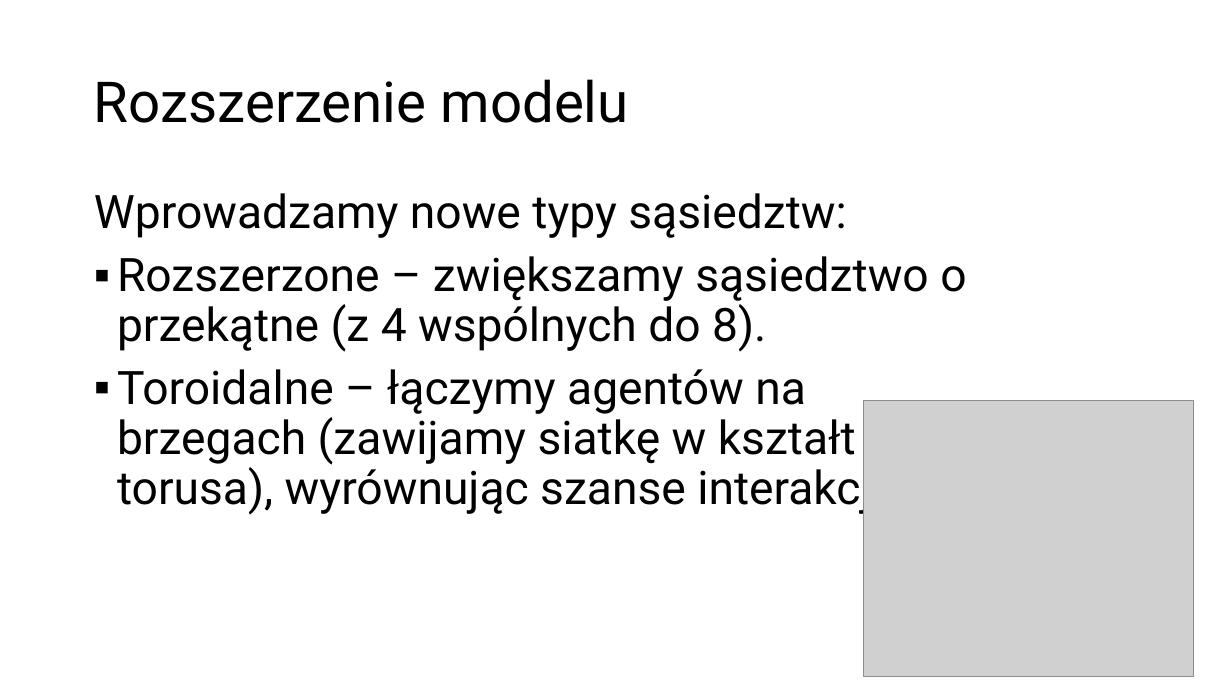
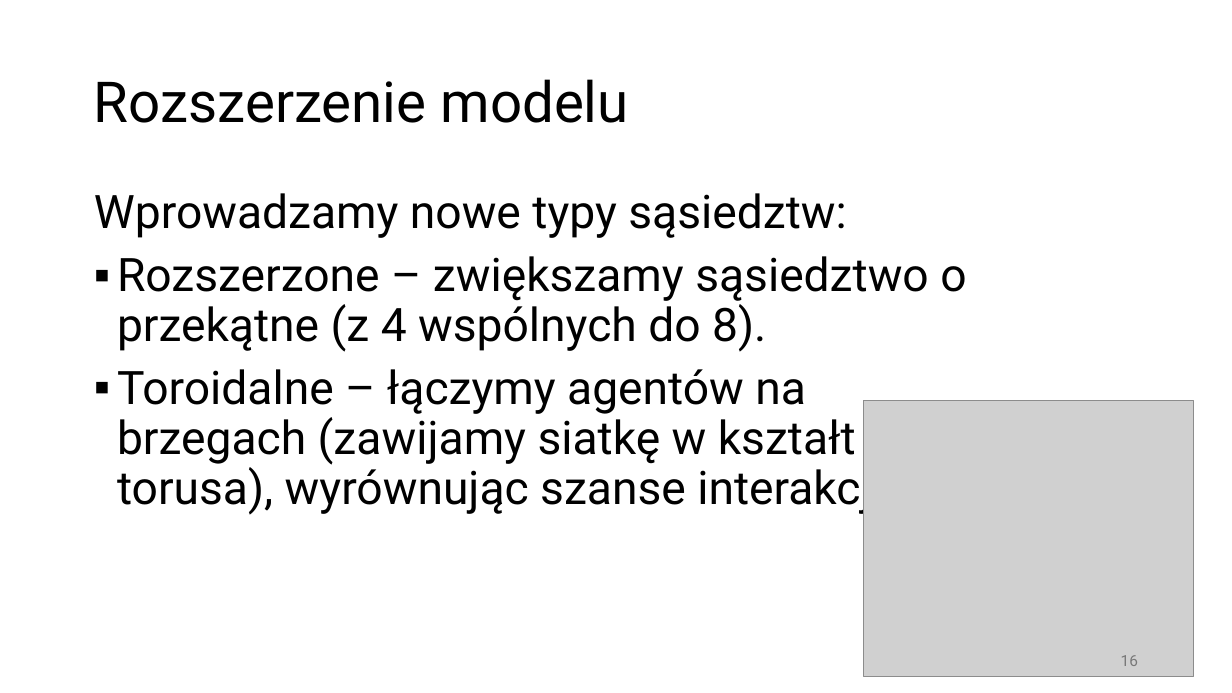
Before and after one commit to Karol-Garbaczewski/Axelrod_model, a slide deck: slide 16 of ModelAxelroda_prezentacja.pptx. Drawn at 1232x693 pixels with LibreOffice and Linux fonts; fonts in the diff are those of the drawing; grey boxes stand for pictures. Boxes give left, top, right and bottom in pixels: in the first picture for what was removed or moved away, otherwise in the second. Text is boxed around its words. In the diff, an @@ line names an element or a change of style, - is before the commit and + after.

```diff
--- a/ModelAxelroda_prezentacja.pptx
+++ b/ModelAxelroda_prezentacja.pptx
@@ page number added at <box>1121,655,1138,666</box>, 12 pt, text #797979 @@
+16
```
Also in this commit, not shown: 18 other slides changed, 1 slide added.
